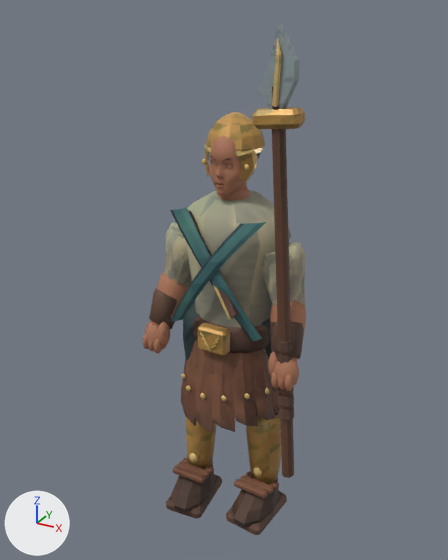
The glTF model public/assets/mobile/peltast.glb as it was, and as the next commit left it.
Rendered twice from a 50 mm camera at (0.943, -1.778, 1.853) aimed at (-0.032, -0.004, 0.967). Arrows for +X, +Y and +Z are at lower left; the lights stay in place. The first picture is the older version. Vertices at exactly the same position are counted once.

Script lines for the objects in view, before the commit:
```python
me_peltast_color_and_skin = bpy.data.meshes.new('peltast color and skin')
me_peltast_color_and_skin.from_pydata(...)  # 3131 vertices, 5855 faces; spans x -0.31..0.31, y -0.21..0.18, z -0.01..1.81
me_peltast_color_and_skin.materials.append(mat_painted_metal_edges__textile_and_clay)
ob_peltast = bpy.data.objects.new('peltast', me_peltast_color_and_skin)
ob_peltast.location = (0.0, 0.0, 0.0)
```
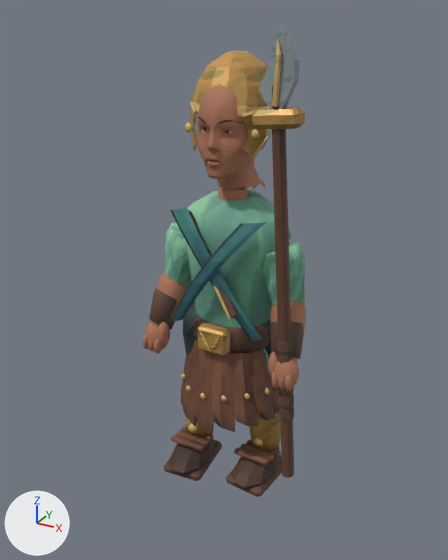
The newer file is also rescaled (x1.066), turned or shifted as a whole; pictures and numbers use the older file's frame.

What differs and where, as boxes (x1, y1, x2, y2) in the pictures (448 x 560 px; the box of a moved part takes in the faces that stretch with it):
'peltast', reshaped (7% shorter)
    before: (143, 25, 306, 535)
    after: (143, 25, 306, 497)
part 1 of me_peltast_color_and_skin, moved or reshaped
    before: (202, 159, 206, 165)
    after: (185, 122, 192, 133)
part 2 of me_peltast_color_and_skin, moved or reshaped
    before: (244, 164, 249, 171)
    after: (251, 129, 259, 140)
part 3 of me_peltast_color_and_skin, moved or reshaped
    before: (171, 462, 216, 513)
    after: (170, 432, 215, 476)
part 4 of me_peltast_color_and_skin, added
    after: (188, 424, 197, 433)
part 5 of me_peltast_color_and_skin, moved or reshaped
    before: (166, 475, 222, 519)
    after: (164, 440, 222, 481)
part 6 of me_peltast_color_and_skin, moved or reshaped (mostly hidden afterwards)
    before: (186, 417, 217, 469)
    after: (186, 417, 212, 438)
part 7 of me_peltast_color_and_skin, moved or reshaped
    before: (232, 478, 280, 528)
    after: (232, 445, 281, 490)
part 8 of me_peltast_color_and_skin, added
    after: (254, 437, 263, 447)
part 9 of me_peltast_color_and_skin, moved or reshaped
    before: (226, 491, 287, 535)
    after: (226, 456, 282, 497)
part 10 of me_peltast_color_and_skin, moved or reshaped
    before: (246, 415, 281, 485)
    after: (249, 413, 281, 453)
part 11 of me_peltast_color_and_skin, deleted
    before: (173, 156, 279, 498)
part 12 of me_peltast_color_and_skin, moved or reshaped
    before: (143, 107, 305, 432)
    after: (143, 51, 281, 465)
part 13 of me_peltast_color_and_skin, surface changed
    both: (162, 129, 305, 476)
part 14 of me_peltast_color_and_skin, recoloured
    both: (166, 36, 305, 430)

The change, as a diff of the scene's bpy script:
```diff
--- a/public/assets/mobile/peltast.glb.py
+++ b/public/assets/mobile/peltast.glb.py
@@ me_peltast_color_and_skin @@
 # used by ob_peltast; location = (0.0, 0.0, 0.0)
-me_peltast_color_and_skin.from_pydata(...)  # 3131 vertices, 5855 faces; spans x -0.31..0.31, y -0.21..0.18, z -0.01..1.81
+me_peltast_color_and_skin.from_pydata(...)  # 3133 vertices, 5858 faces; spans x -0.31..0.31, y -0.21..0.18, z 0.18..1.81
+# me_peltast_color_and_skin part 1: the loose piece of 12 vertices spanning x -0.09..-0.07, y -0.06..-0.05, z 1.38..1.41 is moved by (-0.04, -0.03, 0.11)
+# me_peltast_color_and_skin part 2: the loose piece of 12 vertices spanning x 0.07..0.09, y -0.06..-0.05, z 1.38..1.41 is moved by (0.04, -0.03, 0.11)
+# me_peltast_color_and_skin part 3: the loose piece of 40 vertices spanning x -0.21..-0.05, y -0.21..0.05, z 0.03..0.13 is scaled about its middle by (1, 1, 0.772), then moved by (0.0, 0.0, 0.17)
+# me_peltast_color_and_skin part 4: the loose piece of 12 vertices spanning x -0.17..-0.15, y -0.09..-0.08, z 0.56..0.59 is copied, and the copy is moved by (0.03, 0.01, -0.23); it spans x -0.15..-0.11, y -0.09..-0.07, z 0.32..0.36
+# me_peltast_color_and_skin part 5: the loose piece of 32 vertices spanning x -0.22..-0.04, y -0.2..0.05, z -0.01..0.04 is moved by (0.0, 0.0, 0.19)
+# me_peltast_color_and_skin part 6: the loose piece of 40 vertices spanning x -0.2..-0.06, y -0.09..0.06, z 0.1..0.44 is scaled about its middle by (1, 1, 0.772), then moved by (0.0, 0.0, 0.13)
+# me_peltast_color_and_skin part 7: the loose piece of 40 vertices spanning x 0.05..0.21, y -0.16..0.1, z 0.03..0.13 is scaled about its middle by (1, 1, 0.772), then moved by (0.0, 0.0, 0.17)
+# me_peltast_color_and_skin part 8: the loose piece of 12 vertices spanning x 0.16..0.19, y -0.07..-0.06, z 0.59..0.62 is copied, and the copy is moved by (-0.04, 0.03, -0.26); it spans x 0.11..0.15, y -0.04..-0.02, z 0.32..0.36
+# me_peltast_color_and_skin part 9: the loose piece of 32 vertices spanning x 0.04..0.22, y -0.15..0.1, z -0.01..0.04 is moved by (0.0, 0.0, 0.19)
+# me_peltast_color_and_skin part 10: the loose piece of 40 vertices spanning x 0.06..0.2, y -0.04..0.1, z 0.1..0.44 is scaled about its middle by (1, 1, 0.772), then moved by (0.0, 0.0, 0.13)
+# me_peltast_color_and_skin part 11: 10 loose pieces with 187 vertices, spanning x -0.21..0.21, y -0.14..0.02, z 0.11..1.43, are deleted
+# me_peltast_color_and_skin part 12: 132 vertices moved from x -0.28..0.19, y -0.15..0.14, z 0.34..1.48 to x -0.28..0.19, y -0.15..0.14, z 0.45..1.48; 657 vertices removed from x -0.3..0.3, y -0.17..0.14, z 0.44..1.6; 822 vertices added at x -0.21..0.21, y -0.16..0.16, z 0.27..1.73
+# me_peltast_color_and_skin part 13: 2176 kept faces spanning x -0.31..0.31, y -0.18..0.18, z 0.31..1.65 get new texture (UV) coordinates
+# me_peltast_color_and_skin part 14: 1240 kept faces spanning x -0.3..0.3, y -0.18..0.17, z 0.31..1.81 get new vertex colours
 me_peltast_color_and_skin.materials.append(mat_painted_metal_edges__textile_and_clay)
```
